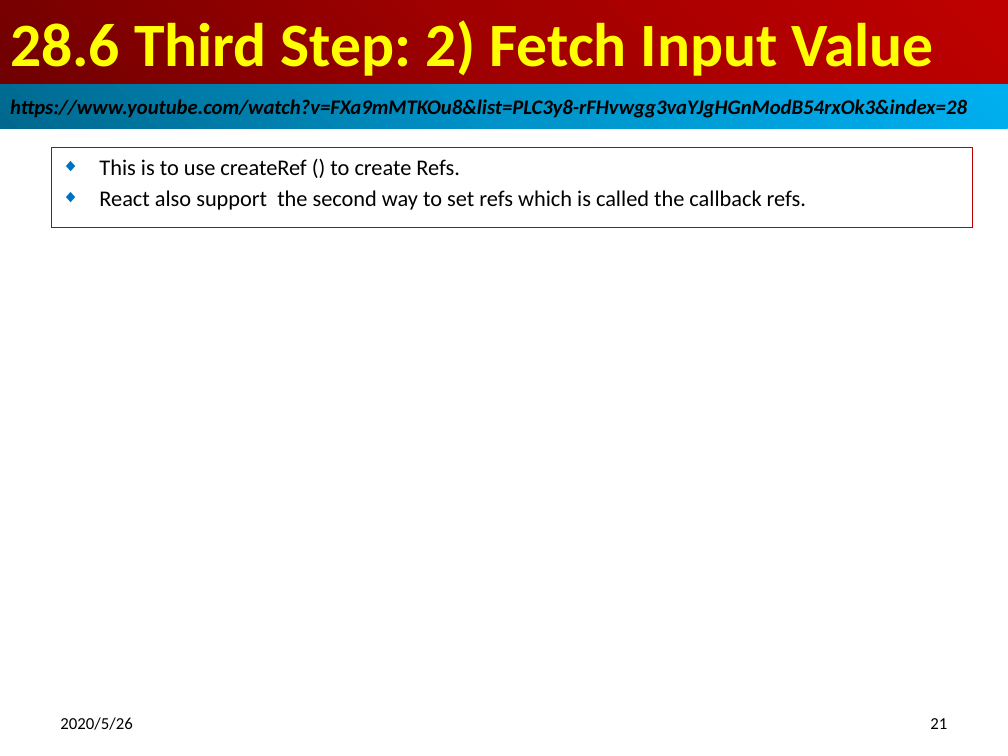
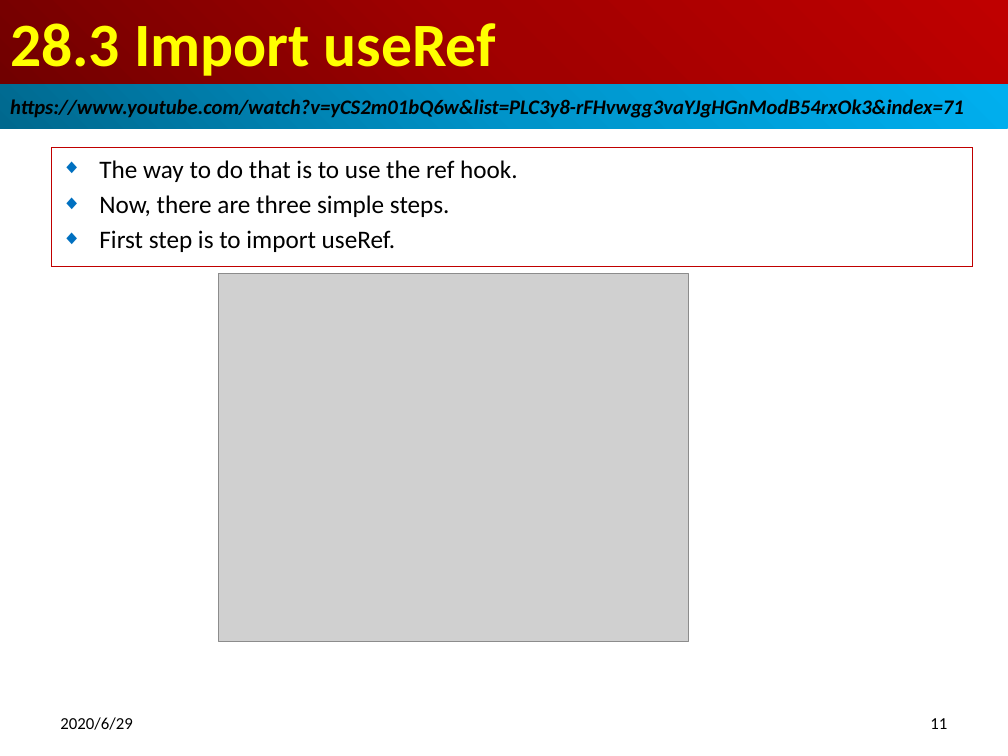
Before and after one commit to peterhchen/800-React-Hook, a slide deck: slide 11 of 28_Refs.pptx (slide 21 before the commit). Drawn at 1008x756 pixels with LibreOffice and Linux fonts; fonts in the diff are those of the drawing; grey boxes stand for pictures. Boxes give left, top, right and bottom in pixels: in the first picture for what was removed or moved away, otherwise in the second. Text is boxed around its words. In the diff, an @@ line names an element or a change of style, - is before the commit and + after.

```diff
--- a/28_Refs.pptx
+++ b/28_Refs.pptx
@@ title at (10, 23, 496, 76): text changed @@
-28.6 Third Step: 2) Fetch Input Value
+28.3 Import useRef
@@ text in rectangle at (10, 97, 964, 120): text changed @@
-https://www.youtube.com/watch?v=FXa9mMTKOu8&list=PLC3y8-rFHvwgg3vaYJgHGnModB54rxOk3&index=28
+https://www.youtube.com/watch?v=yCS2m01bQ6w&list=PLC3y8-rFHvwgg3vaYJgHGnModB54rxOk3&index=71
@@ subtitle removed at (51, 148, 972, 228) @@
-◆ This is to use createRef () to create Refs.
-◆ React also support the second way to set refs which is called the callback refs.
@@ subtitle added at (51, 148, 972, 267), outline #C00000 0.75 pt, 18 pt, text #000000 @@
+◆ The way to do that is to use the ref hook.
+◆ Now, there are three simple steps.
+◆ First step is to import useRef.
@@ picture added at (219, 274, 689, 642) @@
@@ text at (60, 717, 132, 730): text changed @@
-2020/5/26
+2020/6/29
@@ page number at (930, 718, 947, 729): text changed @@
-21
+11
```
Also in this commit, not shown: 15 other slides changed, 5 slides added, 6 slides removed.
